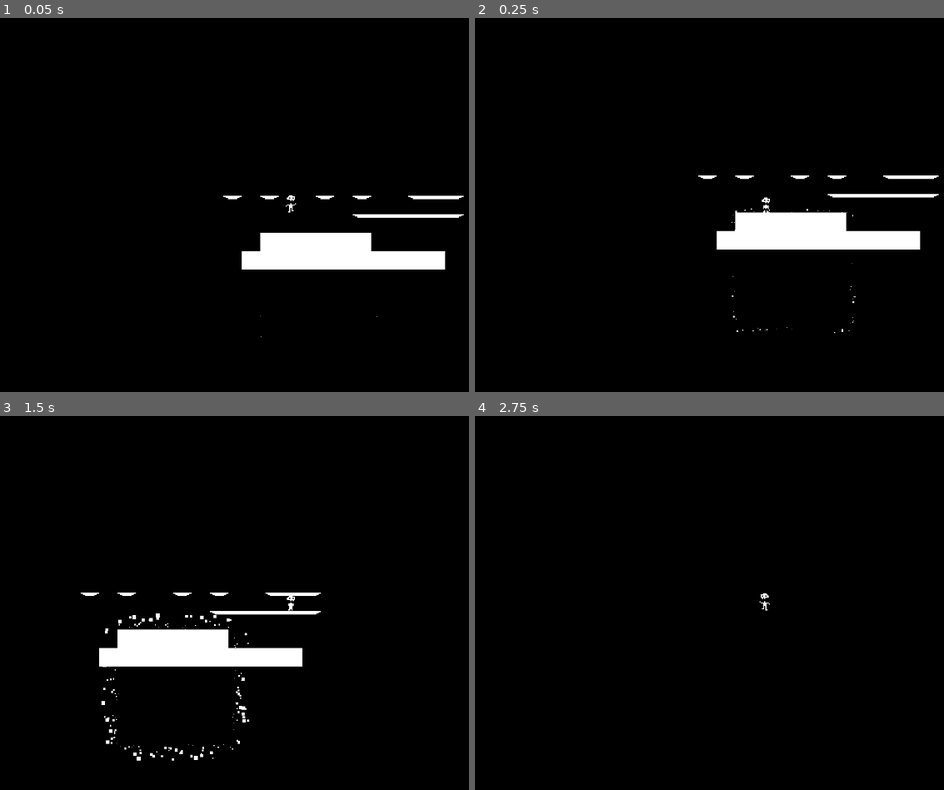
Above: before the commit, frames 1-4 (two rows, left to right).
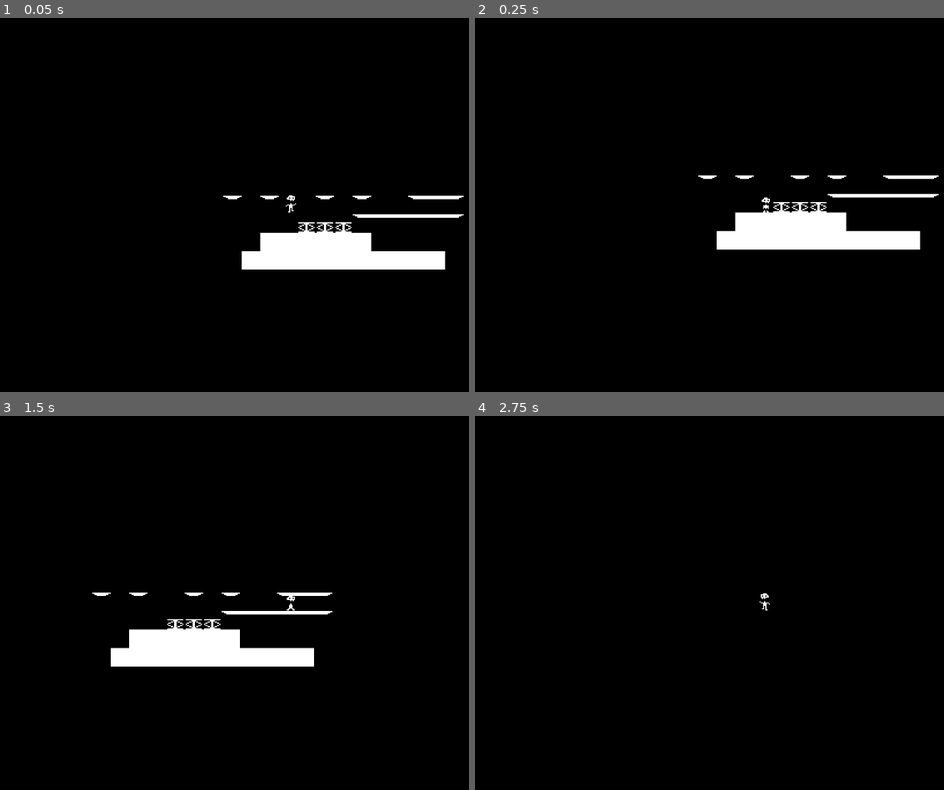
Above: after the commit, the same moments.

Repository: epicfarmer/gmtk2024
Game: Godot game, scene res://scenes/kenny-test.tscn
Same seed, same stepped clock (60 frames per second), same inputs: the game is played once before the commit and once after it.
Inputs:
- Up to frame 1 (0.05 s): no input
- Up to frame 2 (0.25 s): no input
- Up to frame 3 (1.5 s): tap Enter at 0.5 s; hold D (move_right) from 0.53 s (still down); tap Space (jump) at 0.6, 0.77, 1.07, 1.35 s
- Up to frame 4 (2.75 s): tap Space (jump) at 1.52, 1.82, 2.1 s; release D (move_right) at 2.03 s; hold A (move_left) from 2.03 s (still down)

The runs differ from the first frame. In frame 1, 0.2% of the frame differs, in the area x 55-81%, y 54-86%; in frame 2, 0.3%; in frame 3, 1.5%, in the area x 17-71%, y 47-93%; in frame 4, nothing differs.

Commit message:
added spring

Diff:
--- a/scenes/kenny-test.tscn
+++ b/scenes/kenny-test.tscn
@@ -10,7 +10,7 @@
 [node name="TilemapBW" type="TileMap" parent="."]
 tile_set = ExtResource("1_rew0h")
 format = 2
-layer_0/tile_data = PackedInt32Array(0, 65536, 0, 1, 65536,  …(454 unchanged characters)… 0, -131072, 196608, 0, -65538, 196608, 0)
+layer_0/tile_data = PackedInt32Array(0, 65536, 0, 1, 65536,  …(454 unchanged characters)… 0, -131072, 196608, 0, -65538, 196608, 0, -65532, 1, 131072, -65533, 1, 131072, -65534, 1, 131072)
 
 [node name="Player" parent="." instance=ExtResource("2_bla71")]
 position = Vector2(26, -27)
@@ -20,3 +20,4 @@
 rect_x = 100
 
 [node name="exit_boundary" parent="." instance=ExtResource("4_uevnl")]
+visible = false
--- /dev/null
+++ b/scenes/spring.tscn
@@ -0,0 +1,98 @@
+[gd_scene load_steps=12 format=3 uid="uid://dy7bum431dn3o"]
+
+[ext_resource type="Script" path="res://scripts/spring.gd" id="1_kndmt"]
+[ext_resource type="Texture2D" uid="uid://de6l6xyd7dkbq" path="res://images/spring.png" id="2_g3uv1"]
+
+[sub_resource type="RectangleShape2D" id="RectangleShape2D_hv726"]
+size = Vector2(14, 9)
+
+[sub_resource type="AtlasTexture" id="AtlasTexture_kfu5k"]
+atlas = ExtResource("2_g3uv1")
+region = Rect2(0, 0, 16, 16)
+
+[sub_resource type="AtlasTexture" id="AtlasTexture_wxltv"]
+atlas = ExtResource("2_g3uv1")
+region = Rect2(16, 0, 16, 16)
+
+[sub_resource type="AtlasTexture" id="AtlasTexture_h3smk"]
+atlas = ExtResource("2_g3uv1")
+region = Rect2(48, 0, 16, 16)
+
+[sub_resource type="AtlasTexture" id="AtlasTexture_ypotx"]
+atlas = ExtResource("2_g3uv1")
+region = Rect2(64, 0, 16, 16)
+
+[sub_resource type="AtlasTexture" id="AtlasTexture_5qcu7"]
+atlas = ExtResource("2_g3uv1")
+region = Rect2(80, 0, 16, 16)
+
+[sub_resource type="AtlasTexture" id="AtlasTexture_4gv6b"]
+atlas = ExtResource("2_g3uv1")
+region = Rect2(96, 0, 16, 16)
+
+[sub_resource type="SpriteFrames" id="SpriteFrames_253q8"]
+animations = [{
+"frames": [],
+"loop": true,
+"name": &"default",
+"speed": 5.0
+}, {
+"frames": [{
+"duration": 1.0,
+"texture": SubResource("AtlasTexture_kfu5k")
+}],
+"loop": true,
+"name": &"idle",
+"speed": 5.0
+}, {
+"frames": [{
+"duration": 0.5,
+"texture": SubResource("AtlasTexture_wxltv")
+}],
+"loop": false,
+"name": &"recoil",
+"speed": 8.0
+}, {
+"frames": [{
+"duration": 1.0,
+"texture": SubResource("AtlasTexture_h3smk")
+}, {
+"duration": 1.0,
+"texture": SubResource("AtlasTexture_ypotx")
+}, {
+"duration": 1.0,
+"texture": SubResource("AtlasTexture_5qcu7")
+}, {
+"duration": 1.0,
+"texture": SubResource("AtlasTexture_4gv6b")
+}],
+"loop": false,
+"name": &"spring",
+"speed": 10.0
+}]
+
+[sub_resource type="RectangleShape2D" id="RectangleShape2D_1odvk"]
+size = Vector2(14, 1)
+
+[node name="spring" type="Node2D"]
+script = ExtResource("1_kndmt")
+
+[node name="StaticBody2D" type="StaticBody2D" parent="."]
+
+[node name="CollisionShape2D" type="CollisionShape2D" parent="StaticBody2D"]
+position = Vector2(0, 3.5)
+shape = SubResource("RectangleShape2D_hv726")
+
+[node name="sprite" type="AnimatedSprite2D" parent="."]
+sprite_frames = SubResource("SpriteFrames_253q8")
+animation = &"recoil"
+
+[node name="playerdetect" type="Area2D" parent="."]
+
+[node name="CollisionShape2D" type="CollisionShape2D" parent="playerdetect"]
+position = Vector2(0, -1.5)
+shape = SubResource("RectangleShape2D_1odvk")
+
+[connection signal="animation_finished" from="sprite" to="." method="_on_sprite_animation_finished"]
+[connection signal="body_entered" from="playerdetect" to="." method="_on_playerdetect_body_entered"]
+[connection signal="body_exited" from="playerdetect" to="." method="_on_playerdetect_body_exited"]
--- a/scenes/tilesetBW.tres
+++ b/scenes/tilesetBW.tres
@@ -1,6 +1,7 @@
-[gd_resource type="TileSet" load_steps=3 format=3 uid="uid://cm0nh06kmdhu4"]
+[gd_resource type="TileSet" load_steps=5 format=3 uid="uid://cm0nh06kmdhu4"]
 
 [ext_resource type="Texture2D" uid="uid://ccvxuypxqojvk" path="res://images/bw-simple.png" id="1_u0awo"]
+[ext_resource type="PackedScene" uid="uid://dy7bum431dn3o" path="res://scenes/spring.tscn" id="2_rygma"]
 
 [sub_resource type="TileSetAtlasSource" id="TileSetAtlasSource_dtu18"]
 texture = ExtResource("1_u0awo")
@@ -38,6 +39,12 @@
 0:1/0/physics_layer_0/linear_velocity = Vector2(0, 0)
 0:1/0/physics_layer_0/angular_velocity = 0.0
 
+[sub_resource type="TileSetScenesCollectionSource" id="TileSetScenesCollectionSource_1jsw6"]
+resource_name = "basic objects"
+scenes/2/scene = ExtResource("2_rygma")
+scenes/2/display_placeholder = ExtResource("2_rygma")
+
 [resource]
 physics_layer_0/collision_layer = 1
 sources/0 = SubResource("TileSetAtlasSource_dtu18")
+sources/1 = SubResource("TileSetScenesCollectionSource_1jsw6")
--- a/scripts/Player2D.gd
+++ b/scripts/Player2D.gd
@@ -9,6 +9,7 @@
 
 const SPEED = 130.0
 const JUMP_VELOCITY = -300.0
+const SPRING_VELOCITY = -600.0
 
 # Get the gravity from the project settings to be synced with RigidBody nodes.
 var gravity = ProjectSettings.get_setting("physics/2d/default_gravity")
@@ -16,6 +17,7 @@
 var jumping = false
 var last_floor = false
 var can_enter_or_exit: bool = true
+var spring = null
 
 func _physics_process(delta):
 	# Add the gravity.
@@ -25,9 +27,16 @@
 	# Handle jump.
 	if Input.is_action_just_pressed("jump") and (is_on_floor() or coyote):
 		jumping = true
-		velocity.y = JUMP_VELOCITY
-	if Input.is_action_just_released("jump") and velocity.y < -100:
-		velocity.y = -100
+		if spring != null:
+			velocity.y = SPRING_VELOCITY
+			spring.play_spring()
+		else:
+			velocity.y = JUMP_VELOCITY
+	if Input.is_action_just_released("jump"):
+		if velocity.y < JUMP_VELOCITY: # early out for springboard
+			velocity.y = JUMP_VELOCITY
+		elif velocity.y < -100:
+			velocity.y = -100
 
 	# Get the input direction: -1, 0, 1
 	var direction = Input.get_axis("move_left", "move_right")
--- /dev/null
+++ b/scripts/spring.gd
@@ -0,0 +1,22 @@
+extends Node2D
+@onready var sprite = $sprite
+
+
+# Called when the node enters the scene tree for the first time.
+func _ready():
+	sprite.play("idle")
+
+func play_spring():
+	sprite.play("spring")
+
+func _on_playerdetect_body_entered(body):
+	if body.name == "Player":
+		body.spring = self
+		sprite.play("recoil")
+
+func _on_playerdetect_body_exited(body):
+	if body.name == "Player" and body.spring == self:
+		body.spring = null
+
+func _on_sprite_animation_finished():
+	sprite.play("idle")
Binary file added: images/spring.png
Not shown, added: images/spring.png.import
